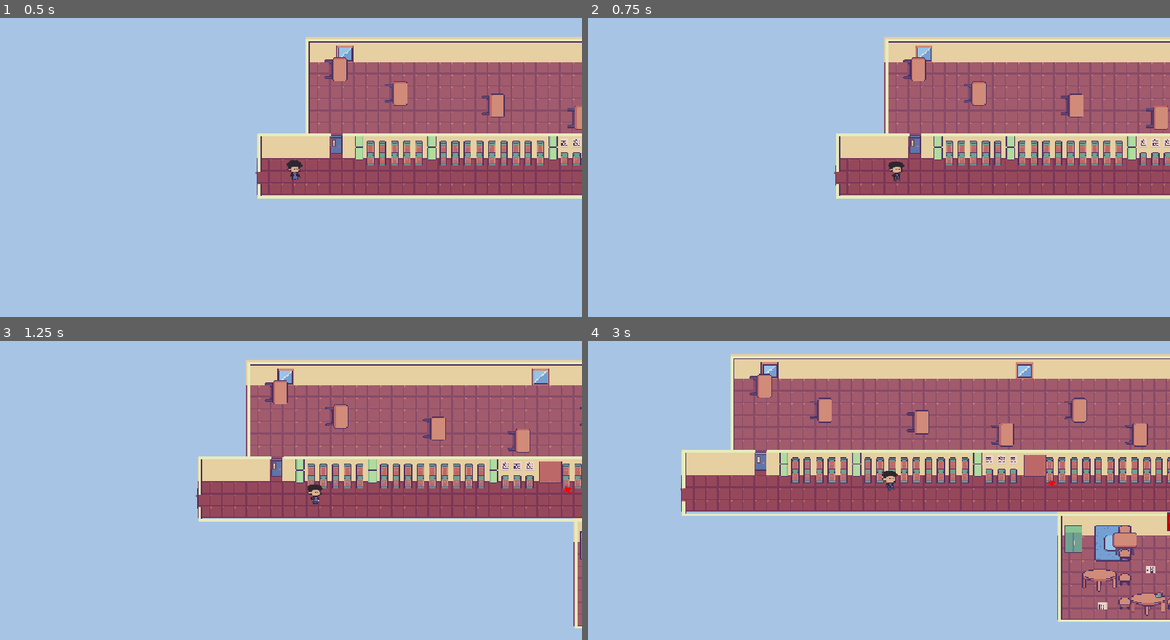
Above: before the commit, frames 1-4 (two rows, left to right).
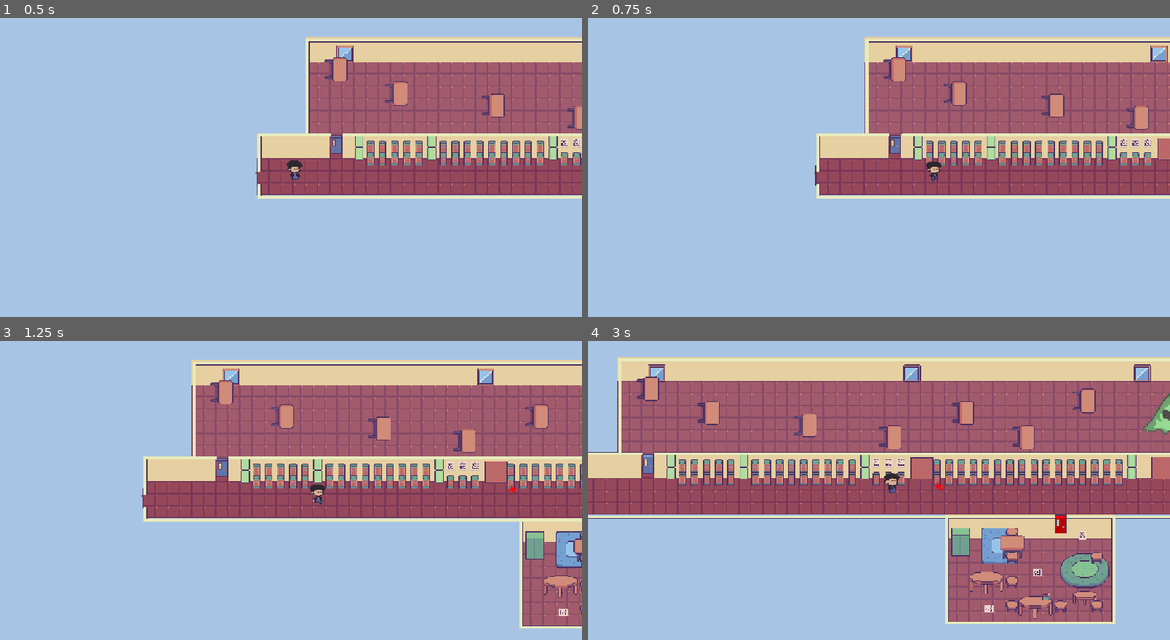
Above: after the commit, the same moments.

Repository: seat-gull/Sunny-Street-Daycare
Game: Godot game, scene res://scenes/game.tscn
The game is run twice, just before and just after one commit, with the same random seed, the same clock (stepped at 60 frames per second) and the same inputs.
Inputs:
- Up to frame 1 (0.5 s): no input
- Up to frame 2 (0.75 s): tap Enter at 0.5 s; hold D (move_right) from 0.53 s (still down); tap Space (dash) at 0.6 s
- Up to frame 3 (1.25 s): keep holding D (move_right)
- Up to frame 4 (3 s): release D (move_right) at 1.28 s; hold S (move_down) 1.28-2.03 s; tap Space (dash) at 1.35, 2.3, 2.85 s; hold D (move_right) 2.03-2.78 s; tap E (interact) at 2.1 s; hold W (move_up) from 2.78 s (still down)

Frame 1 is identical in both runs. In frame 2, 12% of the frame differs, in the area x 38-100%, y 6-61%; in frame 3, 21%; in frame 4, 47%, in the area x 0-100%, y 4-95%.
Error before the commit: Attempt to call function 'is_stopped' in base 'null instance' on a null instance. (res://scripts/dash.gd:10)

Commit message:
dash fix

Diff:
--- a/scenes/player.tscn
+++ b/scenes/player.tscn
@@ -144,3 +144,6 @@
 shape = SubResource("RectangleShape2D_auskg")
 
 [node name="dash" parent="." unique_id=1704637985 instance=ExtResource("3_qhqgy")]
+
+[node name="dash timer" type="Timer" parent="dash" unique_id=1528103805]
+one_shot = true
--- a/scripts/playermovement.gd
+++ b/scripts/playermovement.gd
@@ -4,7 +4,7 @@
 var direction : Vector2
 
 @onready var dash = $dash
-const dashspeed = 1000
+const dashspeed = 800
 const dashlength = .1
 
 var max_health: int = 100
